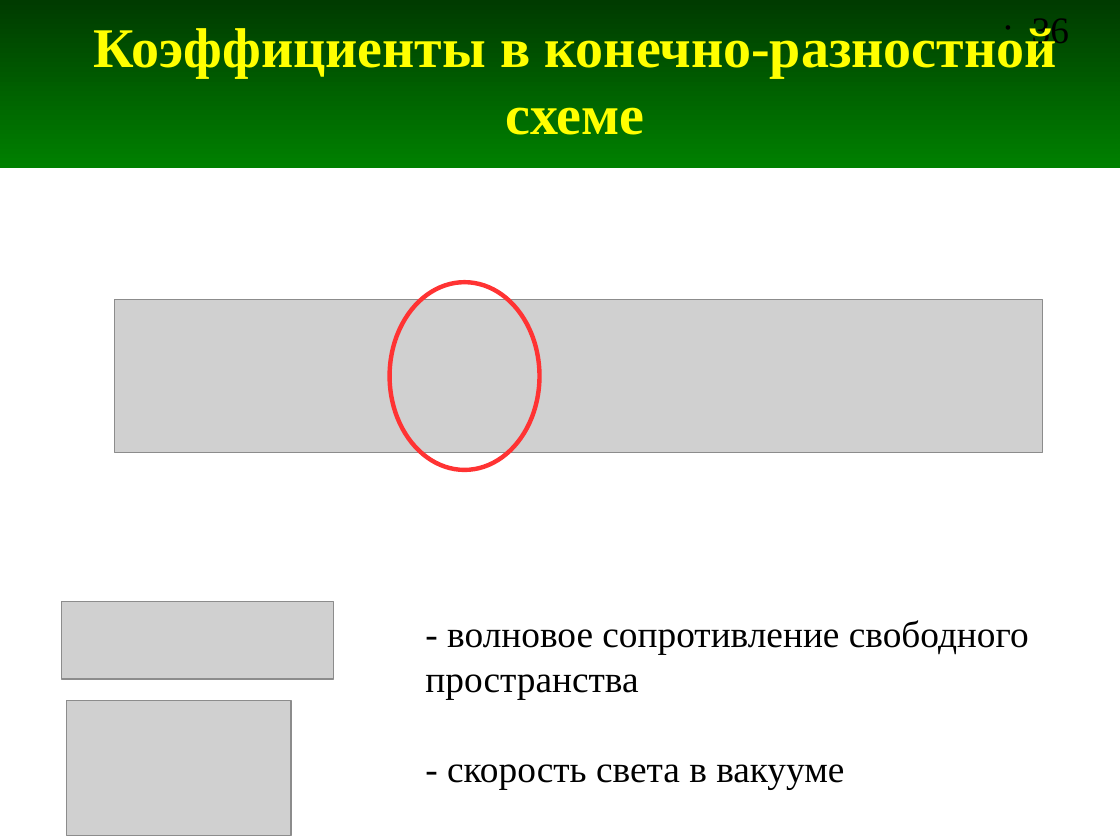
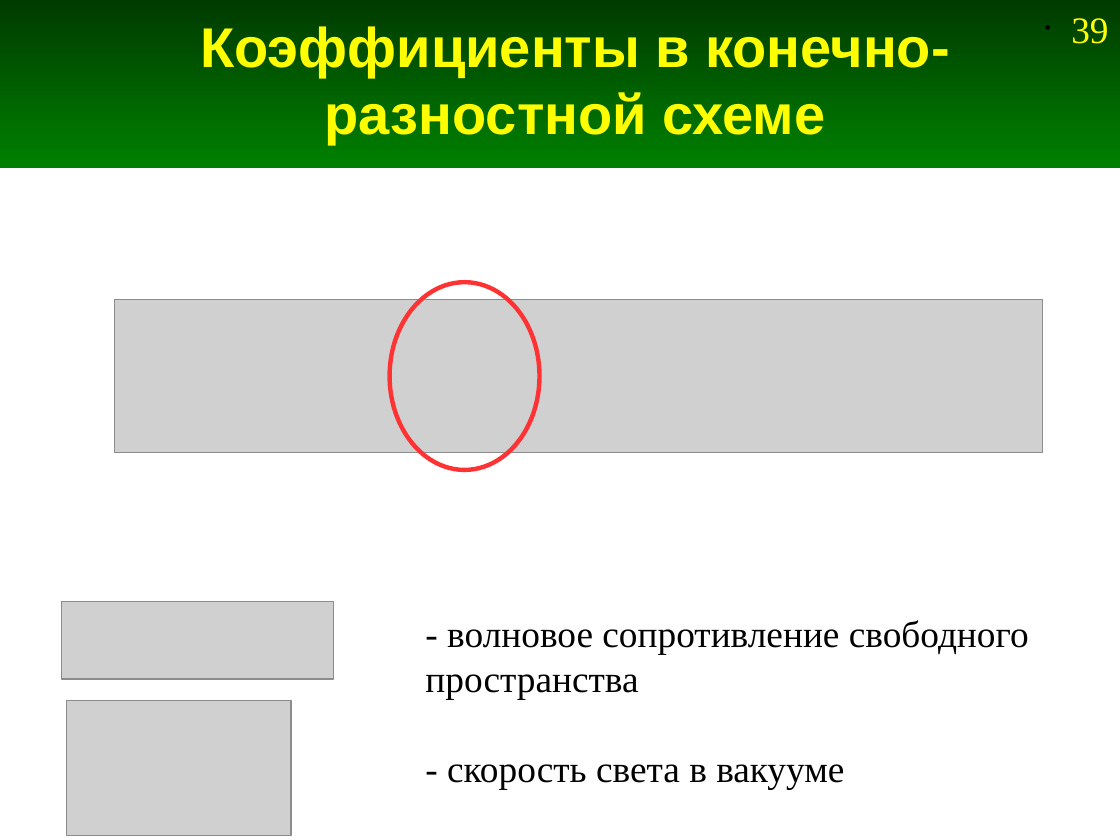
Before and after one commit to andris0147sv/modelling, a slide deck: slide 39 of presentations/2. FDTD.odp (slide 36 before the commit). Drawn at 1120x840 pixels with LibreOffice and Linux fonts; fonts in the diff are those of the drawing; grey boxes stand for pictures. Boxes give left, top, right and bottom in pixels: in the first picture for what was removed or moved away, otherwise in the second. Text is boxed around its words. In the diff, an @@ line names an element or a change of style, - is before the commit and + after.

```diff
--- a/presentations/2. FDTD.odp
+++ b/presentations/2. FDTD.odp
@@ title "Коэффициенты в конечно-разностной схеме" at bbox=[200, 26, 950, 144]: font Times New Roman to Arial @@
@@ page number removed at bbox=[1032, 18, 1069, 50] @@
-• 36
@@ page number added at bbox=[1071, 18, 1108, 44], 24 pt, text #FFFF00 @@
+• 39
```
Also in this commit, not shown: 253 other slides changed, 4 slides added, 6 other files.
